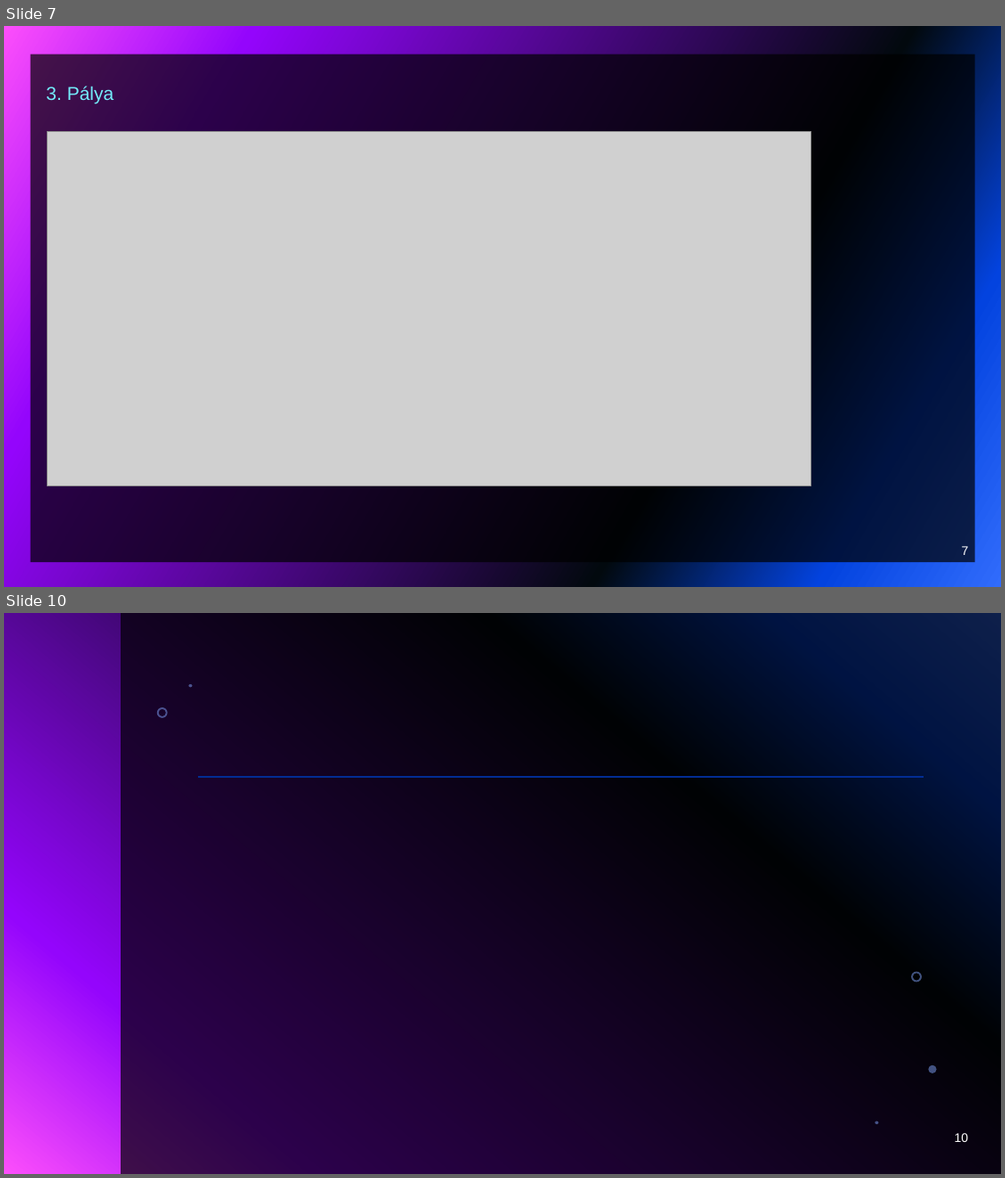
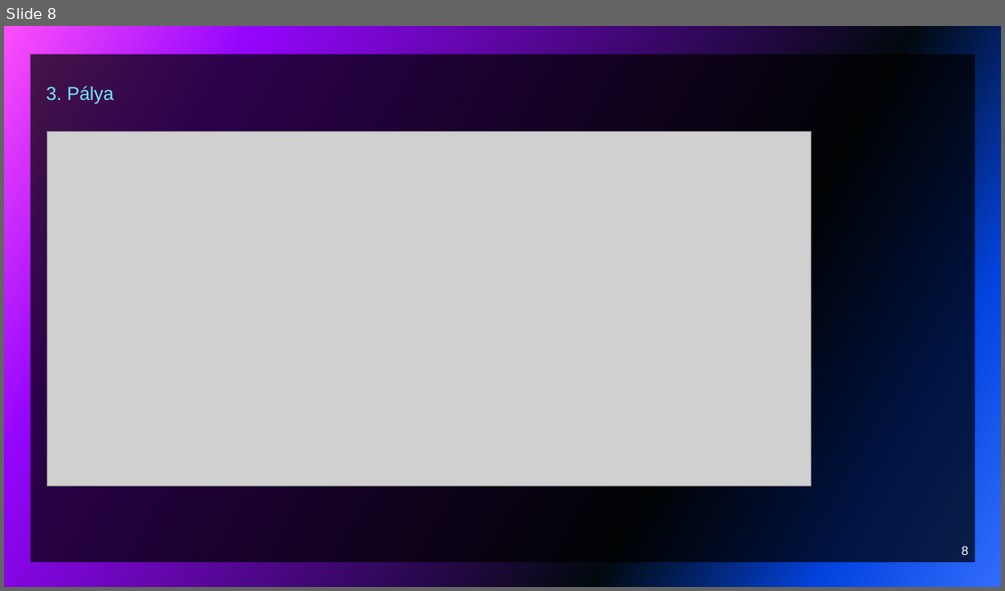
Before and after one commit to vargab3/Jumpermain, a slide deck: JUMPER.pptx. Shown one above the other, each under a label of ours: slides 7 and 10 before the commit, slide 8 after it; the slides between them are not shown. The pictures are 1005x1178 and 1005x591 pixels, drawn with LibreOffice and Linux fonts; fonts in the diff are those of the drawing; grey boxes stand for pictures; background and template pictures are left out. Boxes give left, top, right and bottom in pixels: in the first picture for what was removed or moved away, otherwise in the second. Text is boxed around its words. In the diff, an @@ line names an element or a change of style, - is before the commit and + after.

```diff
--- a/JUMPER.pptx
+++ b/JUMPER.pptx
@@ slide 10 removed at (4, 613, 1001, 1174), background gradient #316CFC to #0343DF to #02090E to #9405FC to #FC4EFB @@
@@ group removed at (121, 613, 1001, 1174): 5 freeform shapes, 1 rectangle @@
@@ line removed from (198, 777) to (923, 777) @@
@@ page number removed at (955, 1133, 969, 1142) @@
-10
@@ what was slide 7 is now slide 8 @@
@@ page number at (962, 546, 969, 555): text changed @@
-7
+8
```
Also in this commit, not shown: 1 slide changed, 4 slides added, 6 other slides removed.
